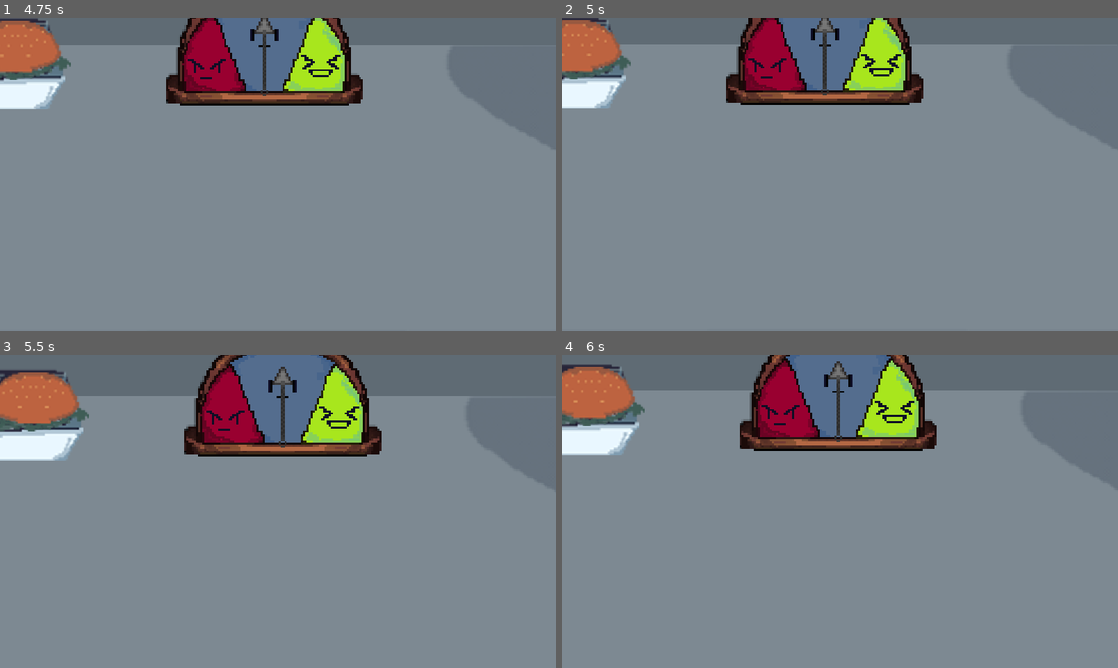
Above: before the commit, frames 1-4 (two rows, left to right).
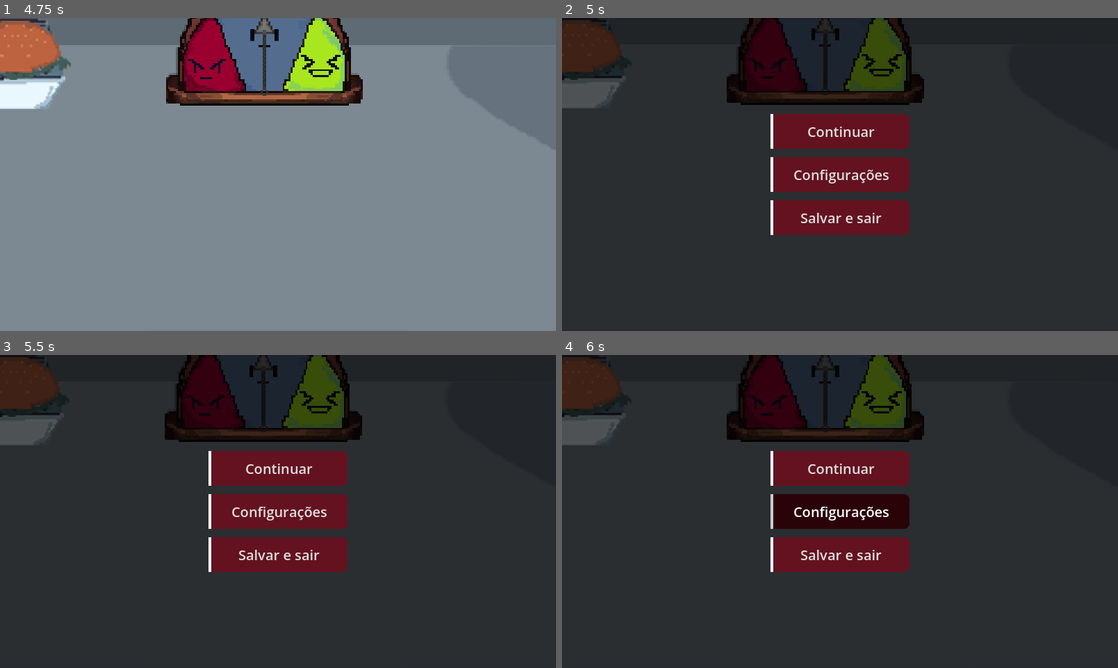
Above: after the commit, the same moments.

Repository: Pipocas-Tristes/carimbo-game
Game: Godot game, scene res://telas/tela_inicial.tscn
Two runs of this game, one before a commit and one after it. Both use one fixed random seed, a clock stepped at 60 frames per second and the inputs below.
Inputs (mouse positions are in pixels of both pictures, inside the frame that each line leads up to):
- Up to frame 1 (4.75 s): click "Novo jogo" at 0.5 s; tap Enter at 1.25 s; move the mouse to (400, 158) at 1.27 s; hold D (para_direita) 1.28-2 s; tap E (interagir) at 1.35, 2.85, 4.35 s; click (400, 158) at 1.42 s; drag from (166, 190) to (250, 237) at 2.02 s; move the mouse to (333, 105) at 2.77 s; hold D (para_direita) 2.78-3.5 s; click (333, 105) at 2.92 s; drag from (250, 237) to (111, 127) at 3.52 s; move the mouse to (444, 221) at 4.27 s; hold A (para_esquerda) from 4.28 s (still down); click (444, 221) at 4.42 s
- Up to frame 2 (5 s): keep holding A (para_esquerda); tap Escape (ui_cancel) at 4.9 s
- Up to frame 3 (5.5 s): release A (para_esquerda) at 5 s; drag from (111, 464) to (194, 433) at 5.02 s
- Up to frame 4 (6 s): move the mouse to (867, 511) at 5.77 s; hold S (para_baixo) from 5.78 s (still down); tap E (interagir) at 5.85 s; click (867, 511) at 5.92 s

Frame 1 is identical in both runs. In frame 2, 99% of the frame differs, in the area x 0-100%, y 0-100%; in frame 3, 99%; in frame 4, 99%.

Commit message:
tela_pause na desk

Diff:
--- a/carimbo-game/scripts/desk.gd
+++ b/carimbo-game/scripts/desk.gd
@@ -4,6 +4,7 @@
 @onready var emotrometro: Emotrometro = $Emotrometro
 @onready var send_area: Area2D = $SendArea
 @onready var tashed_area: Area2D = $TashedArea
+const TELA_PAUSE = preload(Constants.UID_SCENES[Constants.TELA_PAUSE])
 
 @export_category("Configurações de Progressão")
 @export var max_letter_day: int = 7
@@ -37,8 +38,17 @@
 	desk_background.texture = sprite_closed
 	pass
 
-func _process(_delta: float) -> void:
-	pass
+func _input(event: InputEvent) -> void:
+	if (event is InputEventKey || (event is InputEventMouseButton && event.pressed)):
+		_pausar_jogo(event)
+
+func _pausar_jogo(event: InputEvent):
+	if (event.is_action_pressed("ui_cancel") and not get_tree().paused):
+		get_tree().paused = true
+		var tela_pause = TELA_PAUSE.instantiate()
+		add_child(tela_pause)
+		await tela_pause.continuar_selected
+		tela_pause.queue_free()
 
 func generate_latter() -> void:
 	if current_letter != null or day_letters.is_empty():
--- a/carimbo-game/telas/desk.tscn
+++ b/carimbo-game/telas/desk.tscn
@@ -65,7 +65,7 @@
 [node name="LetterSpawn" type="Node2D" parent="." unique_id=663920342]
 position = Vector2(-2, 32)
 
-[node name="SendArea" type="Area2D" parent="."]
+[node name="SendArea" type="Area2D" parent="." unique_id=567220927]
 position = Vector2(341, -266)
 
 [node name="ColorRect" type="ColorRect" parent="SendArea" unique_id=2059706888]
@@ -79,14 +79,14 @@
 [node name="CollisionShape2D" type="CollisionShape2D" parent="SendArea" unique_id=1950166342]
 shape = SubResource("RectangleShape2D_kblhn")
 
-[node name="TashedArea" type="Area2D" parent="."]
+[node name="TashedArea" type="Area2D" parent="." unique_id=787536315]
 position = Vector2(-392, 243)
 
-[node name="CollisionShape2D" type="CollisionShape2D" parent="TashedArea"]
+[node name="CollisionShape2D" type="CollisionShape2D" parent="TashedArea" unique_id=896602520]
 position = Vector2(1, 68)
 shape = SubResource("RectangleShape2D_e8kjt")
 
-[node name="DeskCamera" type="Camera2D" parent="."]
+[node name="DeskCamera" type="Camera2D" parent="." unique_id=913231446]
 position = Vector2(-1, -37)
 zoom = Vector2(1.07, 1.07)
 script = ExtResource("8_vhr0s")
@@ -144,9 +144,9 @@
 texture = ExtResource("14_4qn8q")
 offset = Vector2(0, -18.215382)
 
-[node name="DeskDecorations" type="Node2D" parent="."]
+[node name="DeskDecorations" type="Node2D" parent="." unique_id=394054441]
 
-[node name="ComidaMesaTeste" type="Sprite2D" parent="DeskDecorations"]
+[node name="ComidaMesaTeste" type="Sprite2D" parent="DeskDecorations" unique_id=443997445]
 position = Vector2(-394, -178.99998)
 scale = Vector2(1.3943661, 1.394366)
 texture = ExtResource("15_4qn8q")
Not shown: 2 places in carimbo-game/telas/desk.tscn that only renumber resources
